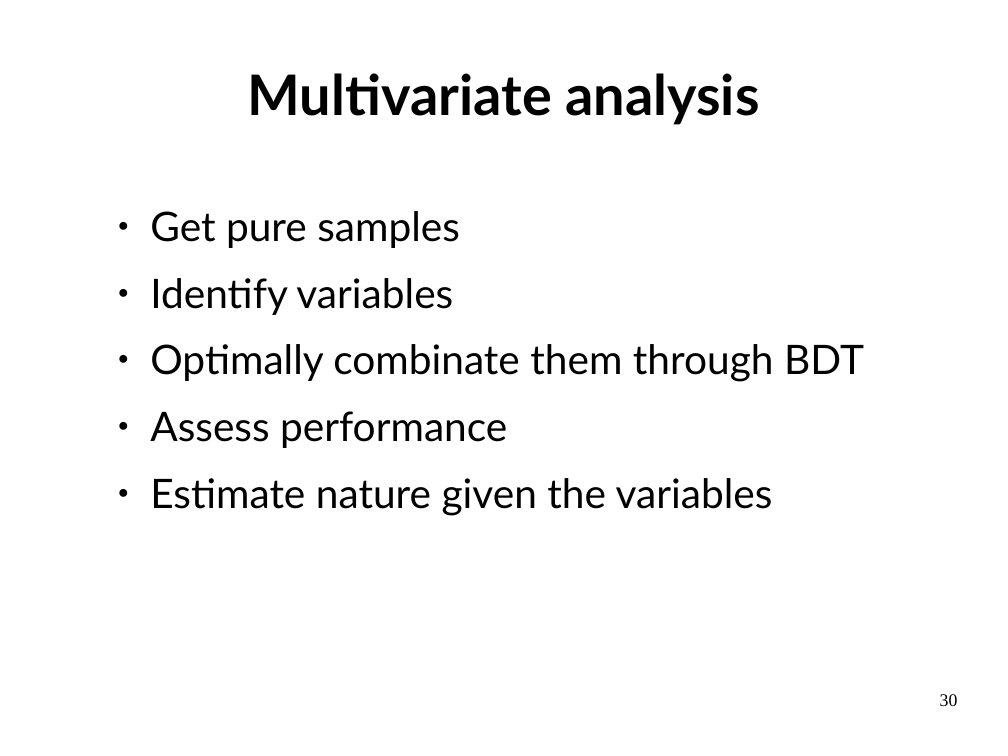
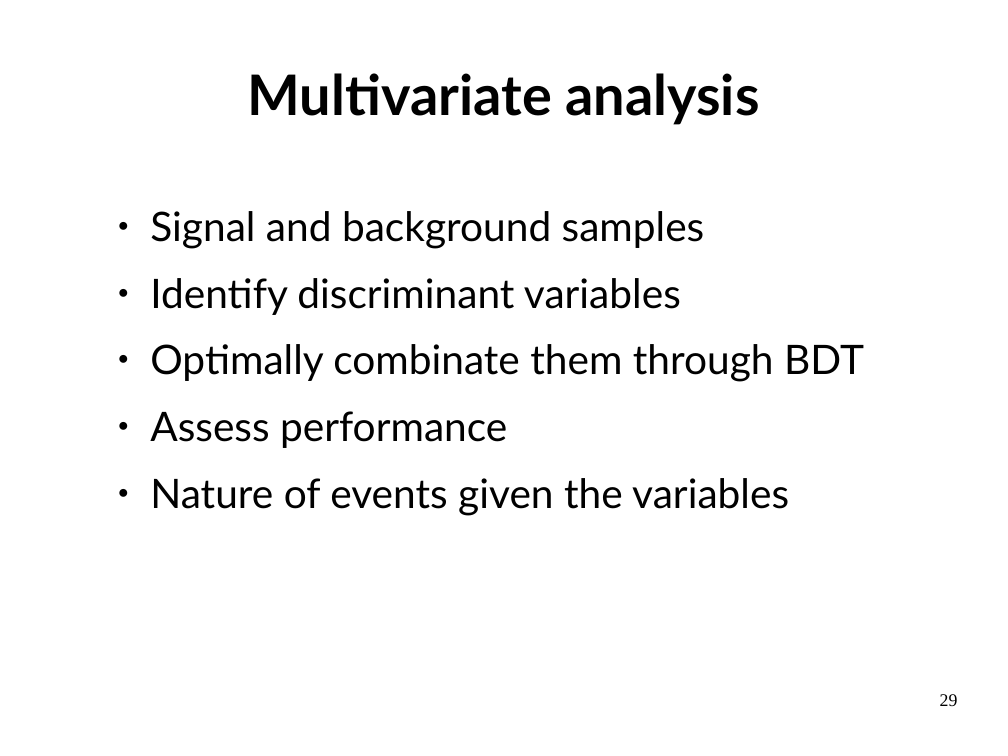
Before and after one commit to LBasara/LBasara.github.io, a slide deck: slide 29 of Defense.odp (slide 30 before the commit). Drawn at 1008x756 pixels with LibreOffice and Linux fonts; fonts in the diff are those of the drawing. Boxes give left, top, right and bottom in pixels: in the first picture for what was removed or moved away, otherwise in the second. Text is boxed around its words. In the diff, an @@ line names an element or a change of style, - is before the commit and + after.

```diff
--- a/Defense.odp
+++ b/Defense.odp
@@ text at bbox=[150, 211, 705, 315]: text changed @@
-● Get pure samples
-● Identify variables
+● Signal and background samples
+● Identify discriminant variables
@@ text at bbox=[150, 478, 789, 516]: text changed @@
-● Estimate nature given the variables
+● Nature of events given the variables
@@ page number at bbox=[940, 694, 958, 706]: text changed @@
-30
+29
```
Also in this commit, not shown: 14 other slides changed, 4 slides added, 4 slides removed, 43 other files.
